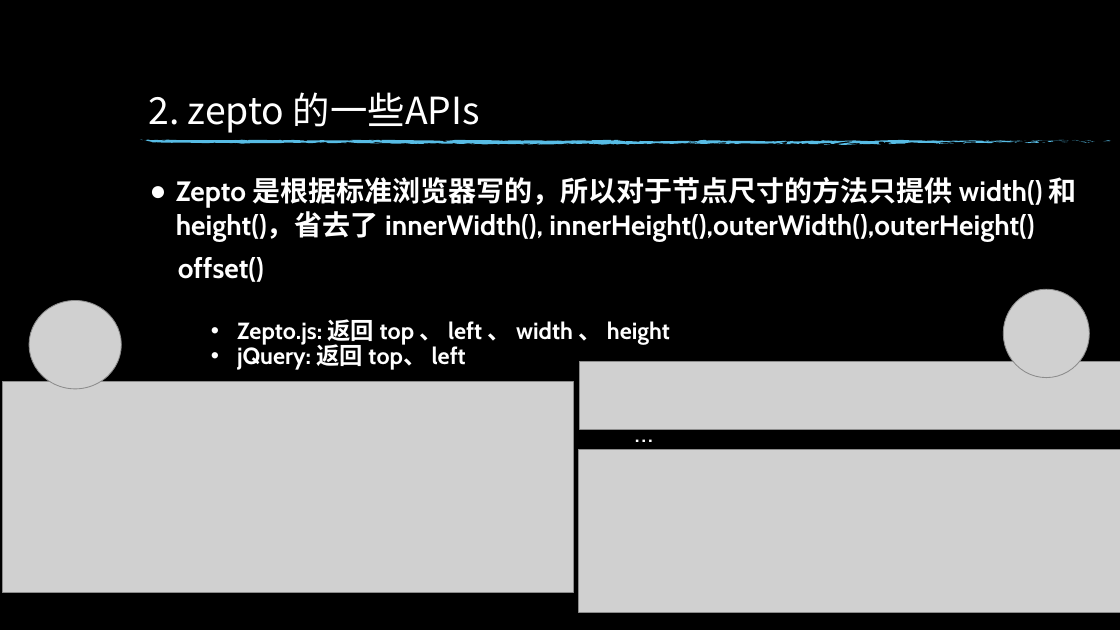
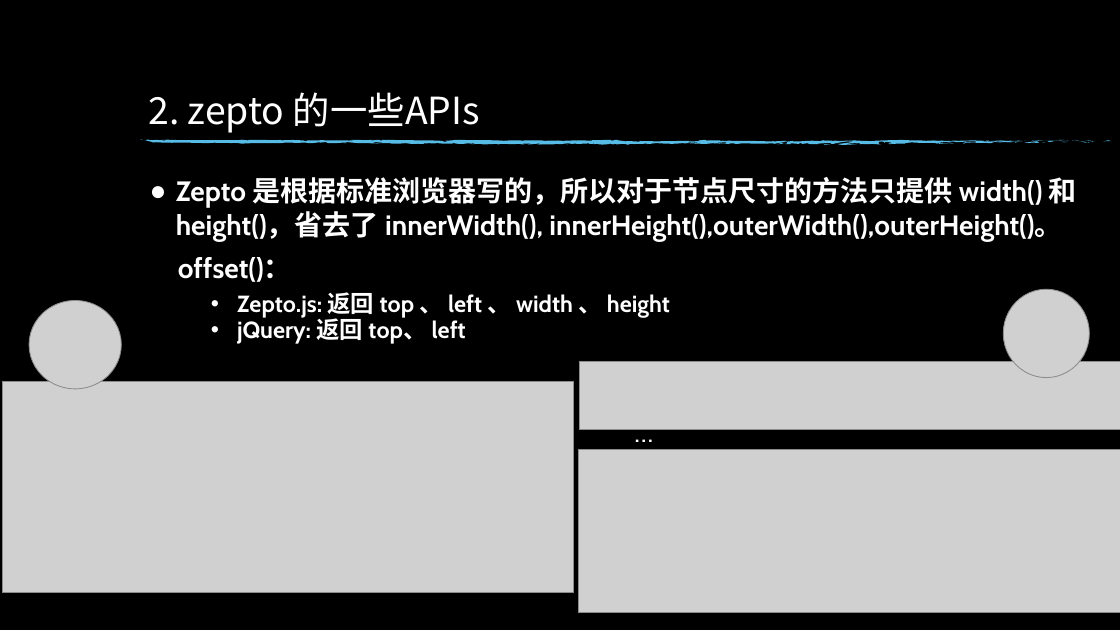
Before and after one commit to xiaotianxia/entern, a slide deck: slide 7 of dz-talk0904.pptx. Drawn at 1120x630 pixels with LibreOffice and Linux fonts; fonts in the diff are those of the drawing; grey boxes stand for pictures; background and template pictures are left out. Boxes give left, top, right and bottom in pixels: in the first picture for what was removed or moved away, otherwise in the second. Text is boxed around its words. In the diff, an @@ line names an element or a change of style, - is before the commit and + after.

```diff
--- a/dz-talk0904.pptx
+++ b/dz-talk0904.pptx
@@ text at bbox=[176, 177, 1077, 241]: text changed @@
-● Zepto 是根据标准浏览器写的，所以对于节点尺寸的方法只提供 width() 和 height()，省去了 innerWidth(), innerHeight(),outerWidth(),outerHeight()
+● Zepto 是根据标准浏览器写的，所以对于节点尺寸的方法只提供 width() 和 height()，省去了 innerWidth(), innerHeight(),outerWidth(),outerHeight()。
@@ text at bbox=[178, 257, 292, 282]: text changed @@
-offset()
+offset()：
@@ text "Zepto.js: 返回 top 、 left ...": place and size @@
-text "Zepto.js: 返回 top 、 left ..." at bbox=[237, 319, 670, 370]
+text "Zepto.js: 返回 top 、 left ..." at bbox=[237, 292, 670, 344]
```
Also in this commit, not shown: 5 other slides changed.
